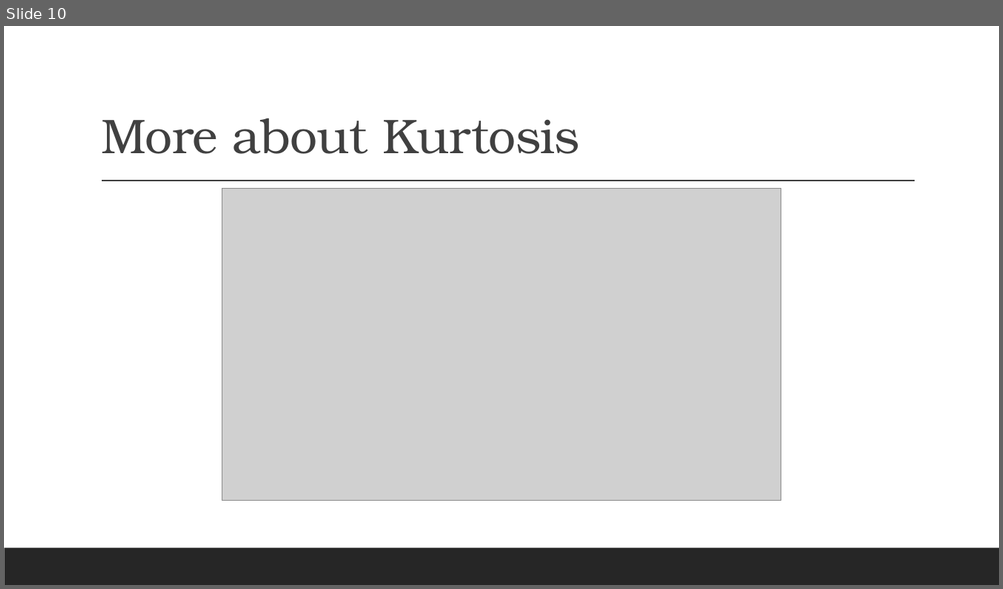
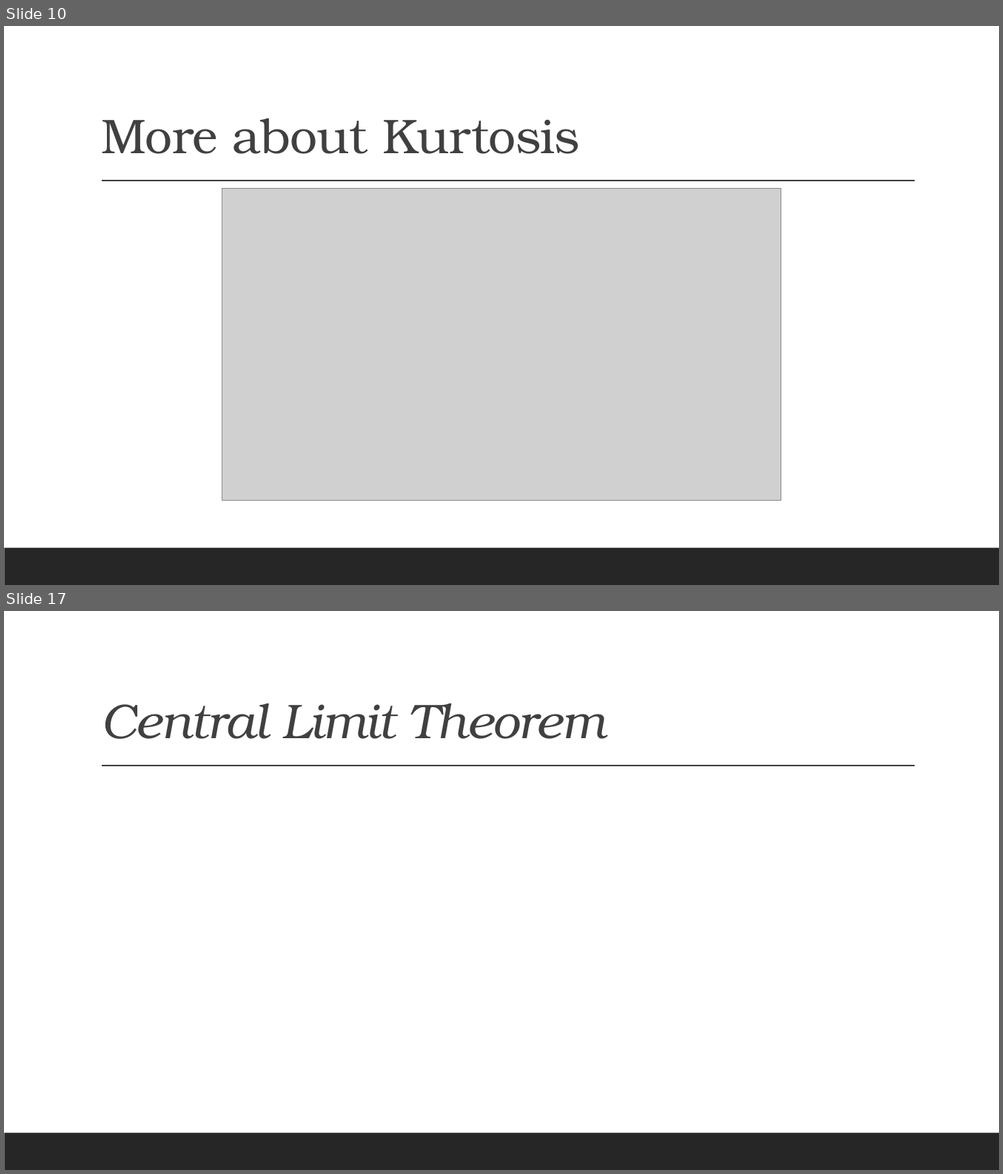
Before and after one commit to sanjeev-kallepalli/training, a slide deck: statistics/Statistics.pptx. Shown one above the other, each under a label of ours: slide 10 before the commit, slides 10 and 17 after it; the slides between them are not shown. The pictures are 1003x589 and 1003x1174 pixels, drawn with LibreOffice and Linux fonts; fonts in the diff are those of the drawing; grey boxes stand for pictures. Boxes give left, top, right and bottom in pixels: in the first picture for what was removed or moved away, otherwise in the second. Text is boxed around its words. In the diff, an @@ line names an element or a change of style, - is before the commit and + after.

```diff
--- a/statistics/Statistics.pptx
+++ b/statistics/Statistics.pptx
@@ slide 17 added at [4,611,999,1170], background #FFFFFF; not listed: 2 template elements that a slide beside it also shows @@
@@ title added at [101,703,604,739], 47 pt, text #404040, italic @@
+Central Limit Theorem
```
Also in this commit, not shown: 6 other slides added, 2 other files.
